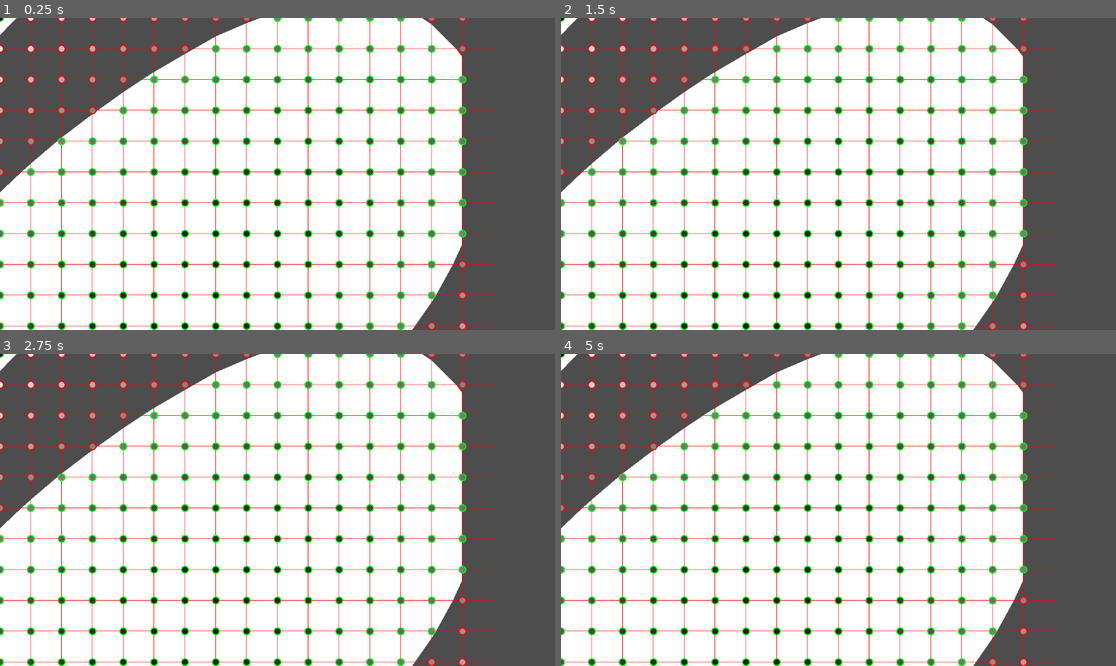
Above: before the commit, frames 1-4 (two rows, left to right).
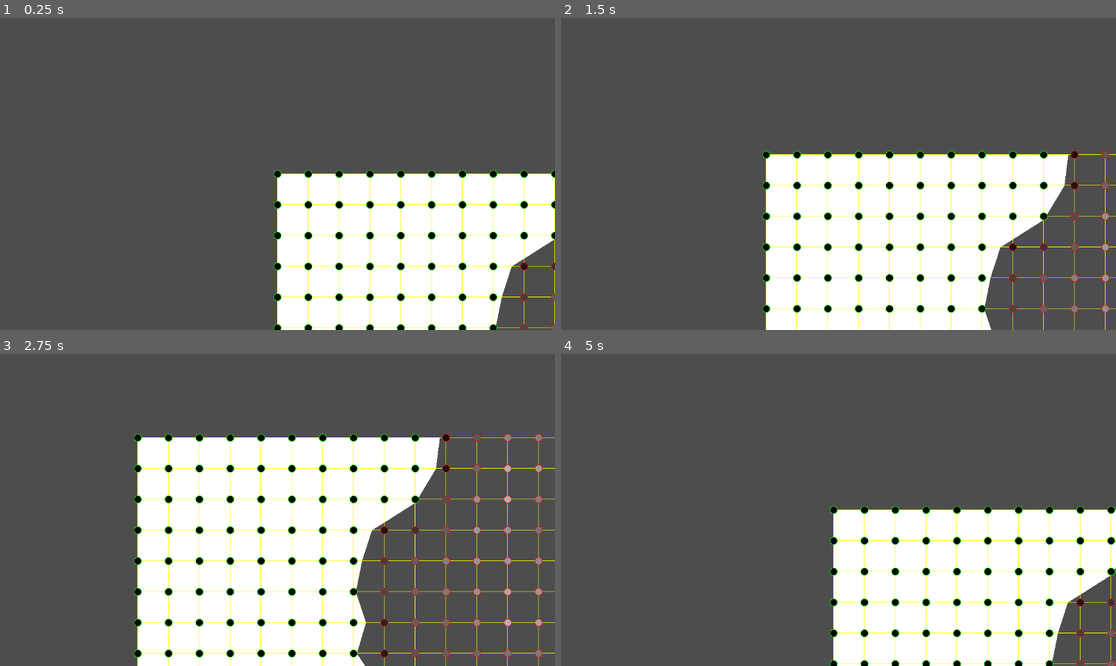
Above: after the commit, the same moments.

Repository: danmarkowal/no-time-to-explain
Game: Godot game, scene res://scenes/main.tscn
Two runs of this game, one before a commit and one after it. Both use one fixed random seed, a clock stepped at 60 frames per second and the inputs below.
Inputs:
- Up to frame 1 (0.25 s): no input
- Up to frame 2 (1.5 s): tap Enter at 0.5 s; hold D (swim_right, bound only after the commit) 0.53-1.28 s; hold S (swim_down, bound only after the commit) from 1.28 s (still down)
- Up to frame 3 (2.75 s): release S (swim_down, bound only after the commit) at 2.03 s; hold D (swim_right, bound only after the commit) from 2.03 s (still down)
- Up to frame 4 (5 s): release D (swim_right, bound only after the commit) at 2.78 s; hold W (swim_up, bound only after the commit) 2.78-3.53 s; hold A (swim_left, bound only after the commit) from 3.53 s (still down)

The runs differ from the first frame. In frame 1, 65% of the frame differs, in the area x 0-100%, y 0-100%; in frame 2, 54%; in frame 3, 47%; in frame 4, 65%.

Commit message:
Fix silly chunk bug

Diff:
--- a/project.godot
+++ b/project.godot
@@ -18,3 +18,26 @@
 [autoload]
 
 Globals="*res://scripts/globals/globals.gd"
+
+[input]
+
+swim_up={
+"deadzone": 0.2,
+"events": [Object(InputEventKey,"resource_local_to_scene":false,"resource_name":"","device":-1,"window_id":0,"alt_pressed":false,"shift_pressed":false,"ctrl_pressed":false,"meta_pressed":false,"pressed":false,"keycode":0,"physical_keycode":87,"key_label":0,"unicode":119,"location":0,"echo":false,"script":null)
+]
+}
+swim_right={
+"deadzone": 0.2,
+"events": [Object(InputEventKey,"resource_local_to_scene":false,"resource_name":"","device":-1,"window_id":0,"alt_pressed":false,"shift_pressed":false,"ctrl_pressed":false,"meta_pressed":false,"pressed":false,"keycode":0,"physical_keycode":68,"key_label":0,"unicode":100,"location":0,"echo":false,"script":null)
+]
+}
+swim_down={
+"deadzone": 0.2,
+"events": [Object(InputEventKey,"resource_local_to_scene":false,"resource_name":"","device":-1,"window_id":0,"alt_pressed":false,"shift_pressed":false,"ctrl_pressed":false,"meta_pressed":false,"pressed":false,"keycode":0,"physical_keycode":83,"key_label":0,"unicode":115,"location":0,"echo":false,"script":null)
+]
+}
+swim_left={
+"deadzone": 0.2,
+"events": [Object(InputEventKey,"resource_local_to_scene":false,"resource_name":"","device":-1,"window_id":0,"alt_pressed":false,"shift_pressed":false,"ctrl_pressed":false,"meta_pressed":false,"pressed":false,"keycode":0,"physical_keycode":65,"key_label":0,"unicode":97,"location":0,"echo":false,"script":null)
+]
+}
--- a/scenes/main.tscn
+++ b/scenes/main.tscn
@@ -1,26 +1,26 @@
-[gd_scene load_steps=4 format=3 uid="uid://cxrx820pryg0u"]
+[gd_scene load_steps=5 format=3 uid="uid://cxrx820pryg0u"]
 
 [ext_resource type="Script" uid="uid://hcimcrlphnpe" path="res://scripts/terrain_generator.gd" id="1_o5qli"]
+[ext_resource type="PackedScene" uid="uid://w7o7jbdvg51v" path="res://scenes/player.tscn" id="1_sugp2"]
 [ext_resource type="Script" uid="uid://puodl8gsm5u" path="res://scripts/world.gd" id="2_0wfyh"]
 
 [sub_resource type="FastNoiseLite" id="FastNoiseLite_o5qli"]
 noise_type = 0
-frequency = 0.02
-fractal_type = 0
-fractal_weighted_strength = 1.0
+frequency = 0.05
+fractal_octaves = 4
 
 [node name="Main" type="Node2D"]
 
-[node name="DummyPlayer" type="Node2D" parent="."]
+[node name="Player" parent="." instance=ExtResource("1_sugp2")]
 
-[node name="TerrainGenerator" type="Node" parent="."]
+[node name="TerrainGenerator" type="Node" parent="." node_paths=PackedStringArray("player")]
 script = ExtResource("1_o5qli")
 noise = SubResource("FastNoiseLite_o5qli")
-isovalue = 0.5
+isovalue = 0.05
+player = NodePath("../Player")
 metadata/_custom_type_script = "uid://hcimcrlphnpe"
 
-[node name="World" type="Node" parent="." node_paths=PackedStringArray("player", "terrain_generator")]
+[node name="World" type="Node" parent="." node_paths=PackedStringArray("terrain_generator")]
 script = ExtResource("2_0wfyh")
-player = NodePath("../DummyPlayer")
 terrain_generator = NodePath("../TerrainGenerator")
 metadata/_custom_type_script = "uid://puodl8gsm5u"
--- /dev/null
+++ b/scenes/player.tscn
@@ -0,0 +1,14 @@
+[gd_scene load_steps=3 format=3 uid="uid://w7o7jbdvg51v"]
+
+[ext_resource type="Script" uid="uid://8dw70okg8sfs" path="res://scripts/player.gd" id="1_3vyb7"]
+
+[sub_resource type="CircleShape2D" id="CircleShape2D_3vyb7"]
+radius = 32.0
+
+[node name="Player" type="CharacterBody2D"]
+script = ExtResource("1_3vyb7")
+
+[node name="Camera2D" type="Camera2D" parent="."]
+
+[node name="CollisionShape2D" type="CollisionShape2D" parent="."]
+shape = SubResource("CircleShape2D_3vyb7")
--- a/scripts/chunk_data.gd
+++ b/scripts/chunk_data.gd
@@ -2,10 +2,10 @@
 class_name ChunkData
 
 @export var chunk_pos: Vector2i
-@export var terrain_data: PackedByteArray
+@export var terrain_data: PackedFloat32Array
 
 # get the vertex value of the vertex at position 'pos' in the terrain_data array
 func get_vertex_value(pos: Vector2i) -> float:
-	if pos.x >= Globals.CHUNK_SIZE or pos.y >= Globals.CHUNK_SIZE:
+	if pos.x > Globals.CHUNK_SIZE or pos.y > Globals.CHUNK_SIZE:
 		push_error("Position", pos, "out of bounds")
-	return terrain_data[pos.x + pos.y * Globals.CHUNK_SIZE] / 255.0
+	return terrain_data[pos.x + pos.y * (Globals.CHUNK_SIZE + 1)]
--- a/scripts/chunk_instance.gd
+++ b/scripts/chunk_instance.gd
@@ -71,12 +71,15 @@
 	var indices: Array[int] = []
 	var base_index = 0
 
-	for y in range(Globals.CHUNK_SIZE - 1):
-		for x in range(Globals.CHUNK_SIZE - 1):
+	for y in range(Globals.CHUNK_SIZE):
+		for x in range(Globals.CHUNK_SIZE):
 			var cell = build_cell(Vector2i(x, y), _isovalue)
 			verts.append_array(cell.verts)
 			indices.append_array(cell.indices.map(func(i): return i + base_index))
 			base_index += cell.verts.size()
+
+	if verts.size() == 0:
+		return
 
 	var arrays = []
 	arrays.resize(Mesh.ARRAY_MAX)
@@ -92,18 +95,6 @@
 
 func is_inside(x: float, _isovalue: float) -> bool:
 	return x <= _isovalue
-
-func polygon_signed_area(verts: Array) -> float:
-	# standard shoelace * 0.5
-	var sum := 0.0
-	for i in range(verts.size()):
-		var a = verts[i]
-		var b = verts[(i + 1) % verts.size()]
-		sum += (a.x * b.y) - (b.x * a.y)
-	return sum * 0.5
-
-func is_polygon_ccw(verts: Array) -> bool:
-	return polygon_signed_area(verts) < 0.0
 
 func safe_interp_t(a_val: float, b_val: float, _isovalue: float) -> float:
 	var denom = b_val - a_val
@@ -154,21 +145,23 @@
 
 func draw_chunk_grid():
 	# grid
+	var rand = rand_from_seed(hash(self.chunk_data.chunk_pos))[0]
+	var grid_color = Color.from_hsv((rand % 255) / 255.0, 1.0, 1.0)
 	for i in range(Globals.CHUNK_SIZE):
 		draw_line(Vector2(i * Globals.TILE_SIZE * Globals.PPM, 0.0),
 			Vector2(i * Globals.TILE_SIZE * Globals.PPM, Globals.CHUNK_SIZE * Globals.TILE_SIZE * Globals.PPM),
-			Color.RED)
+			grid_color)
 		draw_line(Vector2(0.0, i * Globals.TILE_SIZE * Globals.PPM),
 			Vector2(Globals.CHUNK_SIZE * Globals.TILE_SIZE * Globals.PPM, i * Globals.TILE_SIZE * Globals.PPM),
-			Color.RED)
+			grid_color)
 	# values
-	for y in range(Globals.CHUNK_SIZE):
-		for x in range(Globals.CHUNK_SIZE):
+	for y in range(Globals.CHUNK_SIZE + 1):
+		for x in range(Globals.CHUNK_SIZE + 1):
 			var t = self.chunk_data.get_vertex_value(Vector2i(x, y))
 			var inside_color = Color.GREEN if is_inside(t, self.isovalue) else Color.RED
 			draw_circle(Vector2(x, y) * Globals.TILE_SIZE * Globals.PPM, 8.0, inside_color)
 			var value_color = Color.BLACK.lerp(Color.WHITE, t)
-			draw_circle(Vector2(x, y) * Globals.TILE_SIZE * Globals.PPM, 6.0, value_color)
+			draw_circle(Vector2(x, y) * Globals.TILE_SIZE * Globals.PPM, 7.0, value_color)
 
 func _draw() -> void:
 	draw_chunk_grid()
--- a/scripts/globals/globals.gd
+++ b/scripts/globals/globals.gd
@@ -2,4 +2,4 @@
 
 const CHUNK_SIZE: int = 16 # in tiles, chunks are square shaped
 const TILE_SIZE: int = 1 # in metres, tiles are also square shaped
-const PPM: int = 64
+const PPM: int = 64 # pixels per metre
--- /dev/null
+++ b/scripts/player.gd
@@ -0,0 +1,19 @@
+extends CharacterBody2D
+class_name Player
+
+var chunk_pos: Vector2i = Vector2i.ZERO
+@export var speed: float = 200.0
+
+func _physics_process(delta: float) -> void:
+	# Get input direction
+	var direction := Vector2.ZERO
+	direction.x = Input.get_action_strength("swim_right") - Input.get_action_strength("swim_left")
+	direction.y = Input.get_action_strength("swim_down") - Input.get_action_strength("swim_up")
+	direction = direction.normalized()
+
+	# Apply movement
+	velocity = direction * speed
+	move_and_slide()
+
+	# Update chunk position
+	chunk_pos = floor(position / (Globals.CHUNK_SIZE * Globals.TILE_SIZE * Globals.PPM))
--- a/scripts/terrain_generator.gd
+++ b/scripts/terrain_generator.gd
@@ -5,12 +5,25 @@
 
 @export var noise: FastNoiseLite
 @export var isovalue: float
+@export var player: Player
 var chunks: Dictionary = {} # Vector2i -> ChunkData
 var loaded_chunks: Dictionary = {} # Vector2i -> ChunkInstance
 
 func _ready() -> void:
 	noise.seed = randi()
-	load_chunk(Vector2i(0, 0))
+	for y in 4:
+		for x in 4:
+			ensure_loaded(Vector2i(x, y))
+
+#func _process(delta: float) -> void:
+	## load chunks around the player
+	#for y in [-1, 0, 1]:
+		#for x in [-1, 0 ,1]:
+			#ensure_loaded(self.player.chunk_pos + Vector2i(x, y))
+
+func ensure_loaded(chunk_pos: Vector2i):
+	if not is_loaded(chunk_pos):
+		load_chunk(chunk_pos)
 
 # loads a chunk at a given chunk position
 # generates the chunk if not generated already
@@ -28,15 +41,15 @@
 
 # generates chunk data using simplex noise
 func generate_chunk(chunk_pos: Vector2i) -> ChunkData:
-	var terrain_data = PackedByteArray()
-	var global_pos = Vector2(chunk_pos * Globals.CHUNK_SIZE * Globals.TILE_SIZE)
+	var terrain_data = PackedFloat32Array()
+	var chunk_origin = chunk_pos * Globals.CHUNK_SIZE * Globals.TILE_SIZE
 	# store chunk data in rows
-	for y in range(Globals.CHUNK_SIZE):
-		for x in range(Globals.CHUNK_SIZE):
-			self.noise.offset = Vector3(global_pos.x, global_pos.y, 0.0)
-			var sample_pos = Vector2(x, y) * Globals.TILE_SIZE
-			var sample = self.noise.get_noise_2d(sample_pos.x, sample_pos.y)
-			terrain_data.append(round(sample * 255.0))
+	# + 1 because we want Globals.CHUNK_SIZE cells (bars and stars)
+	for y in range(Globals.CHUNK_SIZE + 1):
+		for x in range(Globals.CHUNK_SIZE + 1):
+			var sample_pos = Vector2(chunk_origin + Vector2i(x, y) * Globals.TILE_SIZE)
+			var sample = self.noise.get_noise_2dv(sample_pos)
+			terrain_data.append(sample)
 	var chunk_data = ChunkData.new()
 	chunk_data.chunk_pos = chunk_pos
 	chunk_data.terrain_data = terrain_data
Not shown, added: scripts/player.gd.uid
